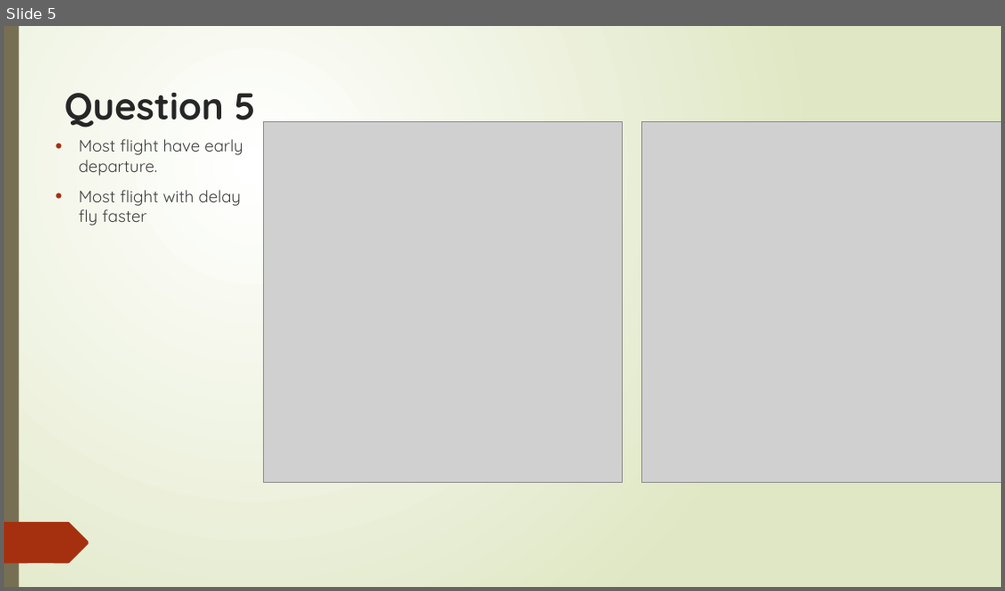
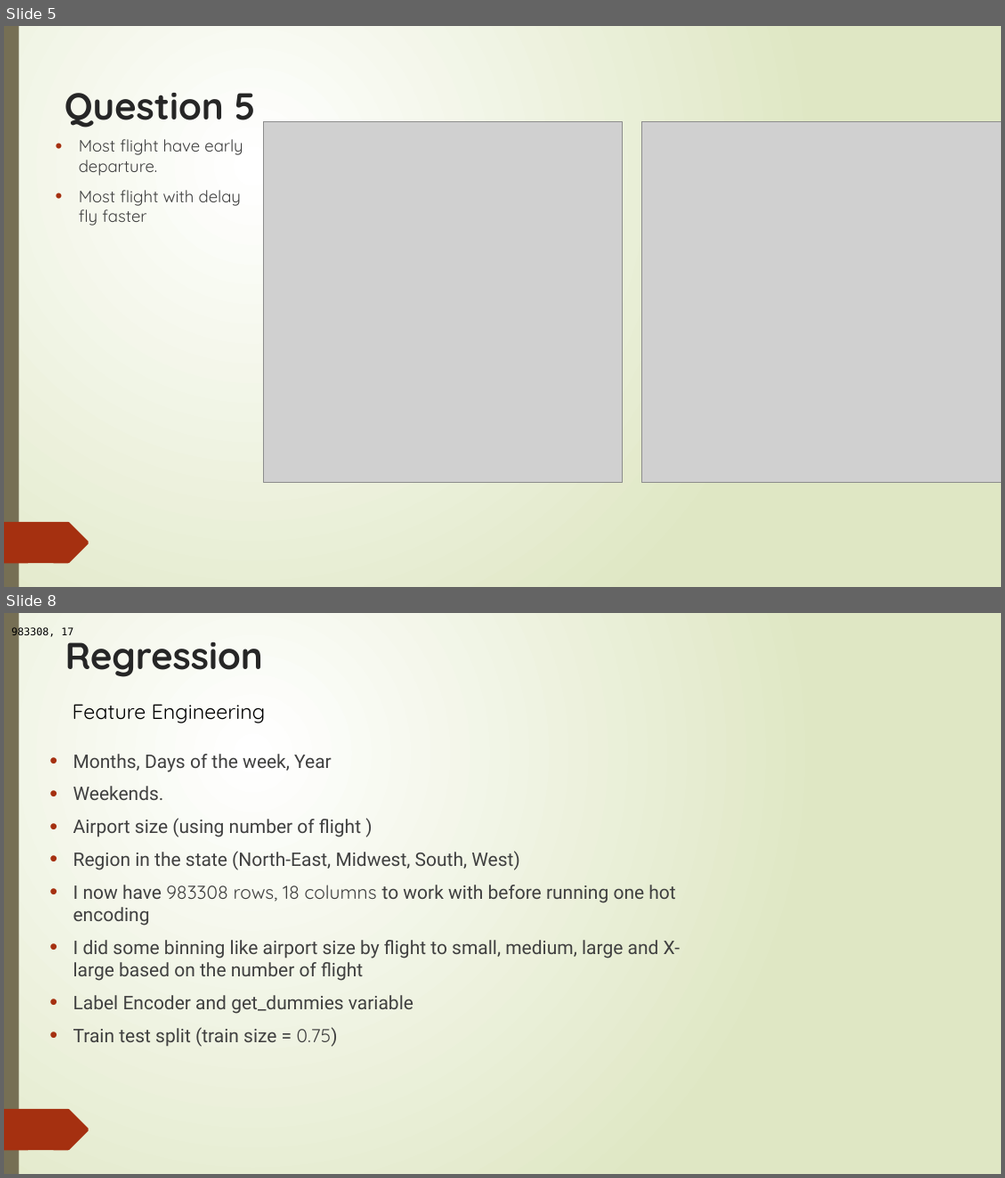
Before and after one commit to rwadisaputro/lhl_midterm_project, a slide deck: Project1-5.pptx. Shown one above the other, each under a label of ours: slide 5 before the commit, slides 5 and 8 after it; the slides between them are not shown. The pictures are 1005x591 and 1005x1178 pixels, drawn with LibreOffice and Linux fonts; fonts in the diff are those of the drawing; grey boxes stand for pictures. Boxes give left, top, right and bottom in pixels: in the first picture for what was removed or moved away, otherwise in the second. Text is boxed around its words. In the diff, an @@ line names an element or a change of style, - is before the commit and + after.

```diff
--- a/Project1-5.pptx
+++ b/Project1-5.pptx
@@ slide 8 added at (4,613,1001,1174), background gradient #FFFFFF to #DFE8C4; not listed: 11 template elements that a slide beside it also shows @@
@@ rectangle added at (4,613,1001,1174), fill gradient #FFFFFF to #DFE8C4 @@
@@ rectangle added at (4,613,19,1174), fill #766F54 @@
@@ text added at (11,627,73,639), 10 pt, text #000000 @@
+983308, 17
@@ text added at (65,631,263,677), 36 pt, text #262626, bold @@
+Regression
@@ freeform shape added at (4,672,134,713), fill #A53010 @@
@@ text added at (73,704,266,723), 20 pt, text #000000 @@
+Feature Engineering
@@ text added at (73,754,680,1046), 18 pt, text #404040 @@
+• Months, Days of the week, Year
+• Weekends.
+• Airport size (using number of flight )
+• Region in the state (North-East, Midwest, South, West)
+• I now have 983308 rows, 18 columns to work with before running one hot encoding
+• I did some binning like airport size by flight to small, medium, large and X-large based on the number of flight
+• Label Encoder and get_dummies variable
+• Train test split (train size = 0.75)
@@ freeform shape added at (4,1109,89,1150), fill #A53010 @@
@@ group added at (4,728,237,1174): 10 freeform shapes @@
@@ group added at (7,613,198,1174): 12 freeform shapes @@
```
Also in this commit, not shown: 1 slide changed, 6 other slides added.
